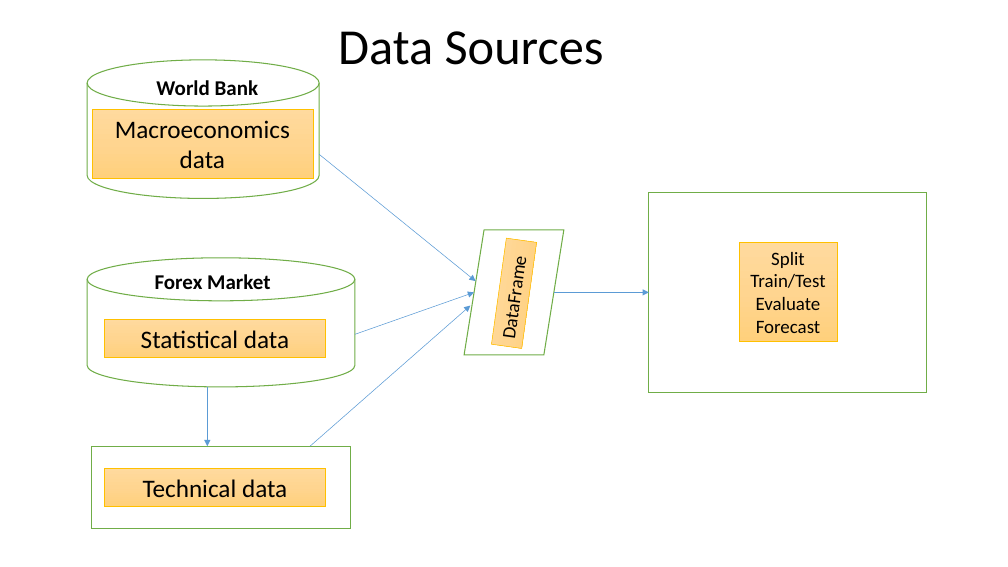
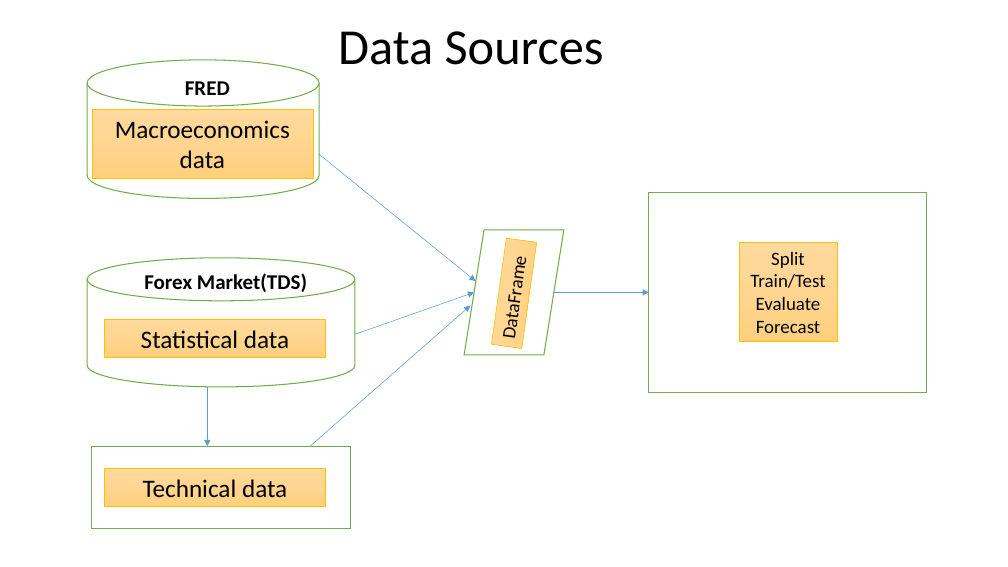
Before and after one commit to Akubue4U/PyProjects, a slide deck: slide 7 of MyBDAThesis/Akubue Simon - Thesis Presentation.pptx. Drawn at 1008x567 pixels with LibreOffice and Linux fonts; fonts in the diff are those of the drawing. Boxes give left, top, right and bottom in pixels: in the first picture for what was removed or moved away, otherwise in the second. Text is boxed around its words. In the diff, an @@ line names an element or a change of style, - is before the commit and + after.

```diff
--- a/MyBDAThesis/Akubue Simon - Thesis Presentation.pptx
+++ b/MyBDAThesis/Akubue Simon - Thesis Presentation.pptx
@@ text at (x1=185, y1=81, x2=230, y2=95): text changed @@
-World Bank
+FRED
@@ text at (x1=144, y1=273, x2=307, y2=292): text changed @@
-Forex Market
+Forex Market(TDS)
```
Also in this commit, not shown: 17 other slides changed, 3 slides removed, 2 other files.
